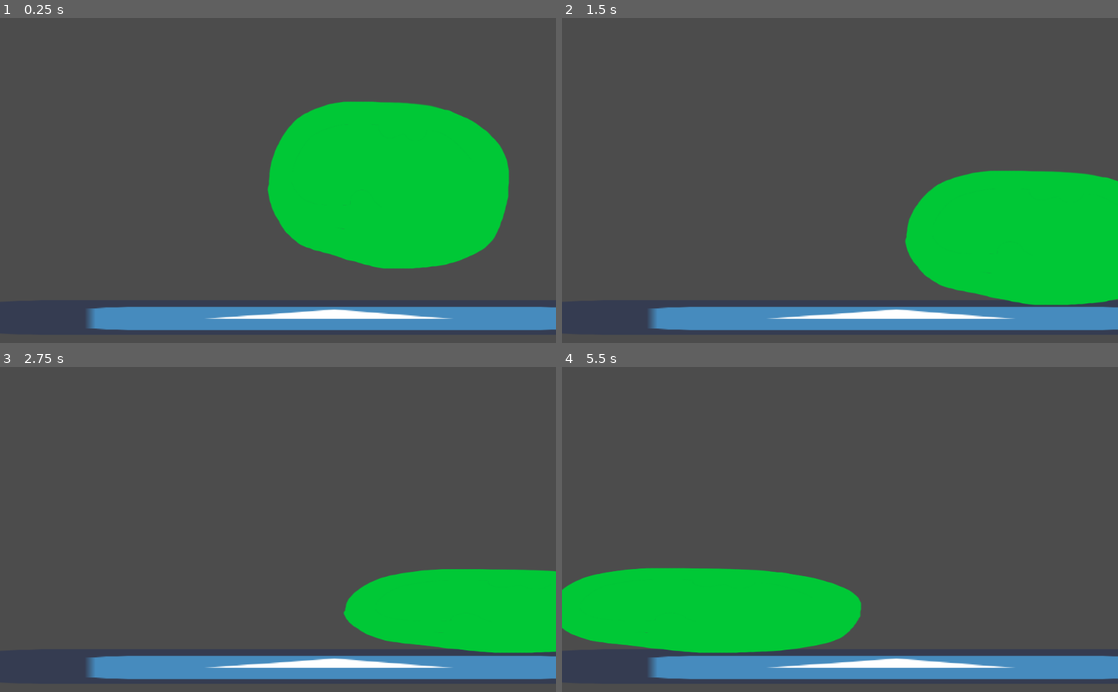
Above: before the commit, frames 1-4 (two rows, left to right).
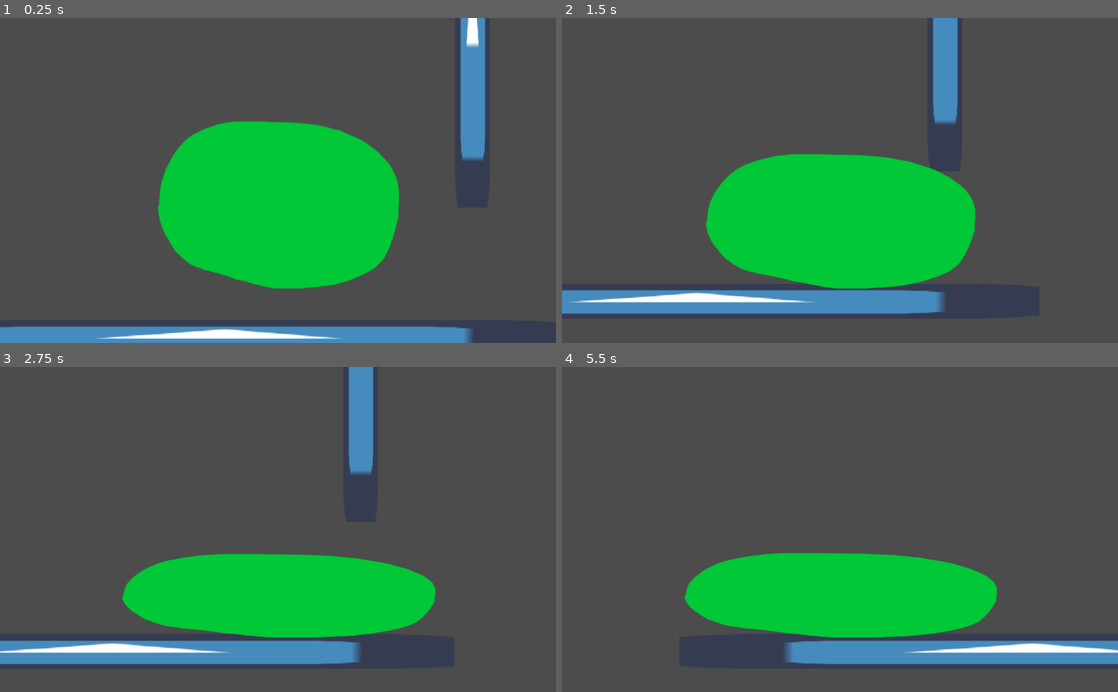
Above: after the commit, the same moments.

Repository: mariothedog/Shifty-Slime
Game: Godot game, scene res://Levels/Level0.tscn
Same seed, same stepped clock (60 frames per second), same inputs: the game is played once before the commit and once after it. The engine's default icon, where the game draws it, is replaced by a stand-in: a white triangle on a blue panel in a dark square.
Inputs:
- Up to frame 1 (0.25 s): no input
- Up to frame 2 (1.5 s): hold D (move_right) 0.53-1.28 s; hold S (shrink) 0.53-1.28 s; hold A (move_left) from 1.28 s (still down); tap S (shrink) at 1.35 s
- Up to frame 3 (2.75 s): release A (move_left) at 2.03 s; hold D (move_right) from 2.03 s (still down); hold S (shrink) from 2.03 s (still down)
- Up to frame 4 (5.5 s): release D (move_right) at 2.78 s; release S (shrink) at 2.78 s; hold W (expand_up) 2.78-3.53 s; tap S (shrink) at 2.85, 4.35 s; hold S (shrink) 3.53-4.28 s; hold A (move_left) from 3.53 s (still down); hold S (shrink) from 5.03 s (still down)

The runs differ from the first frame. In frame 1, 32% of the frame differs, in the area x 0-100%, y 0-100%; in frame 2, 36%, in the area x 0-100%, y 0-97%; in frame 3, 26%; in frame 4, 22%.

Commit message:
Added a camera to the player

Diff:
--- a/Player/Player.tscn
+++ b/Player/Player.tscn
@@ -7,6 +7,10 @@
 z_index = 1
 script = ExtResource( 1 )
 
+[node name="Camera2D" type="Camera2D" parent="."]
+position = Vector2( 0, -200 )
+current = true
+
 [node name="Sprite" type="Sprite" parent="."]
 texture = ExtResource( 2 )
 offset = Vector2( 0, -156 )
